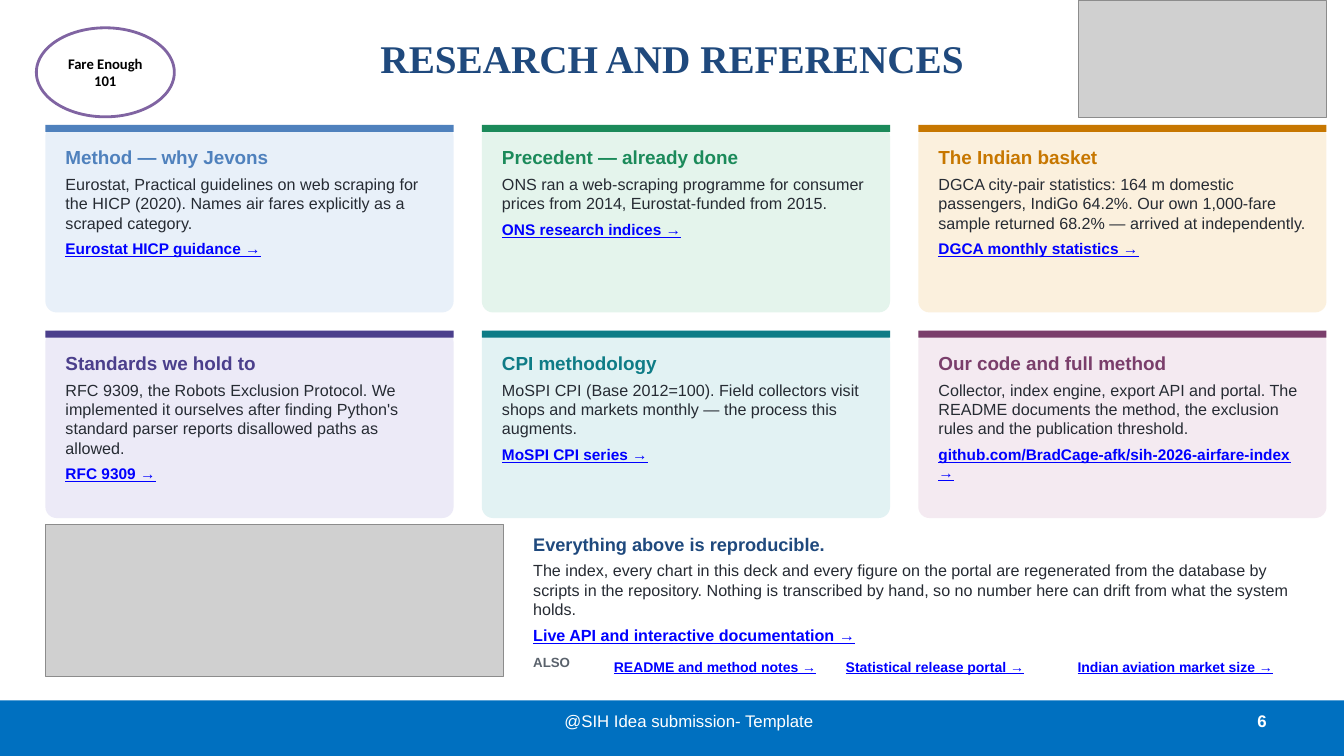
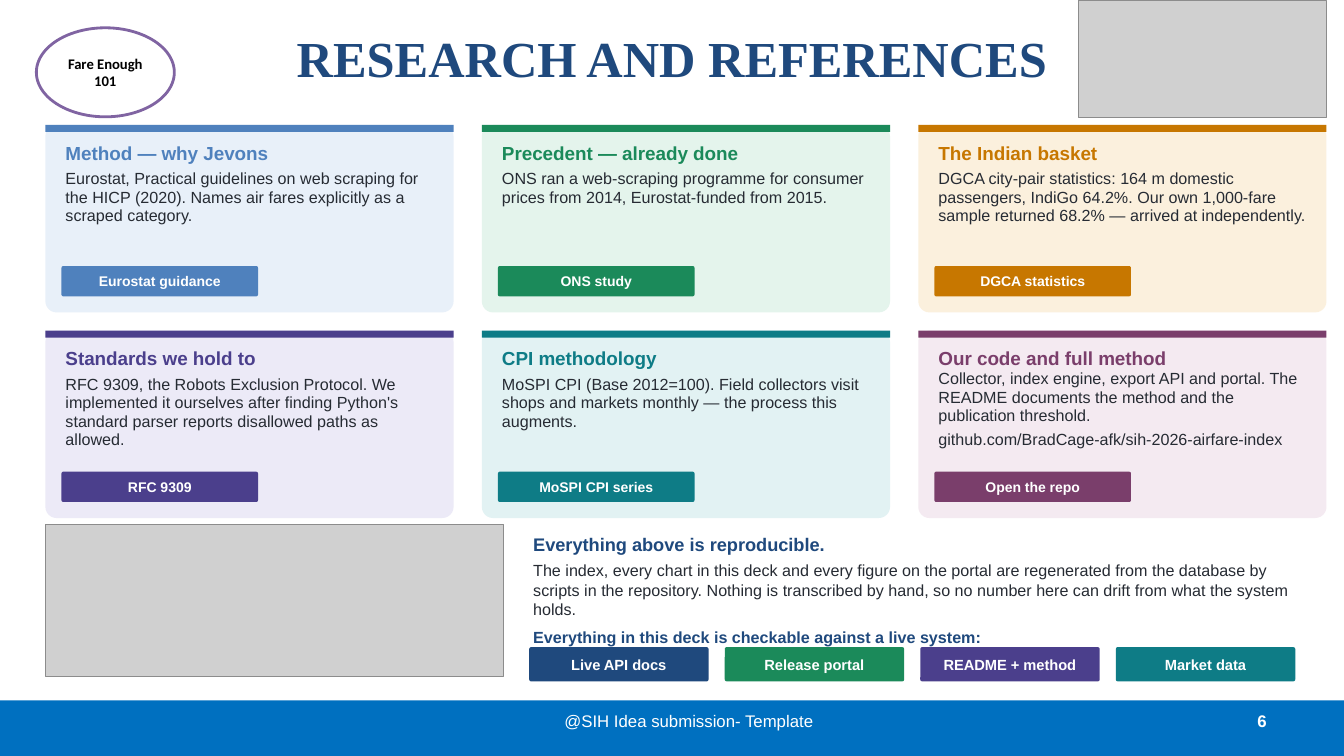
Before and after one commit to BradCage-afk/sih-2026-airfare-index, a slide deck: slide 6 of SIH26056-Idea-Presentation.pptx. Drawn at 1344x756 pixels with LibreOffice and Linux fonts; fonts in the diff are those of the drawing; grey boxes stand for pictures. Boxes give left, top, right and bottom in pixels: in the first picture for what was removed or moved away, otherwise in the second. Text is boxed around its words. In the diff, an @@ line names an element or a change of style, - is before the commit and + after.

```diff
--- a/SIH26056-Idea-Presentation.pptx
+++ b/SIH26056-Idea-Presentation.pptx
@@ title "RESEARCH AND REFERENCES" at [297,43,1047,78]: size 28 to 36 pt @@
@@ text at [502,224,661,238]: paragraph removed @@
-ONS research indices →
@@ rounded rectangle added at [62,266,258,296], fill #4F81BD, 10 pt, text #FFFFFF, bold @@
+Eurostat guidance
@@ text at [65,243,241,258]: paragraph removed @@
-Eurostat HICP guidance →
@@ rounded rectangle added at [498,266,695,296], fill #1B8A5A, 10 pt, text #FFFFFF, bold @@
+ONS study
@@ rounded rectangle added at [935,266,1131,296], fill #C77700, 10 pt, text #FFFFFF, bold @@
+DGCA statistics
@@ text at [938,243,1119,257]: paragraph removed @@
-DGCA monthly statistics →
@@ line spacing 1 to 0.95 in 5 elements at [65,351,398,445], [938,146,1306,225], [65,146,419,225], [502,146,864,207], [502,351,859,431] @@
@@ text at [938,351,1166,365]: line spacing 1 to 0.95 @@
@@ text at [938,372,1298,449]: text changed @@
-Collector, index engine, export API and portal. The README documents the method, the exclusion rules and the publication threshold.
-github.com/BradCage-afk/sih-2026-airfare-index →
+Collector, index engine, export API and portal. The README documents the method and the publication threshold.
+github.com/BradCage-afk/sih-2026-airfare-index
@@ text at [502,449,628,463]: paragraph removed @@
-MoSPI CPI series →
@@ rounded rectangle added at [62,472,258,502], fill #4B3F8C, 10 pt, text #FFFFFF, bold @@
+RFC 9309
@@ text at [65,467,135,483]: paragraph removed @@
-RFC 9309 →
@@ rounded rectangle added at [498,472,695,502], fill #0E7C86, 10 pt, text #FFFFFF, bold @@
+MoSPI CPI series
@@ rounded rectangle added at [935,472,1131,502], fill #7A3E6B, 10 pt, text #FFFFFF, bold @@
+Open the repo
@@ rounded rectangle added at [529,647,709,682], fill #1F497D, 10.5 pt, text #FFFFFF, bold @@
+Live API docs
@@ text at [533,631,981,647]: text changed; text colour #0000FF to #1F497D @@
-Live API and interactive documentation →
+Everything in this deck is checkable against a live system:
@@ text removed at [533,657,570,667] @@
-ALSO
@@ rounded rectangle "Release portal": place and size @@
-rounded rectangle "Release portal" at [846,662,1006,675]
+rounded rectangle "Release portal" at [725,647,904,682]
@@ rounded rectangle "Release portal" at [725,647,904,682]: vertical alignment top to middle; fill none to #1B8A5A @@
@@ text in rounded rectangle at [764,659,865,673]: text changed; size 10 to 10.5 pt; text colour #0000FF to #FFFFFF @@
-Statistical release portal →
+Release portal
@@ rounded rectangle added at [921,647,1100,682], fill #4B3F8C, 10.5 pt, text #FFFFFF, bold @@
+README + method
@@ rounded rectangle added at [1116,647,1296,682], fill #0E7C86, 10.5 pt, text #FFFFFF, bold @@
+Market data
@@ text removed at [614,662,798,674] @@
-README and method notes →
@@ text removed at [1078,662,1255,674] @@
-Indian aviation market size →
```
Also in this commit, not shown: 5 other slides changed, 4 other files.
